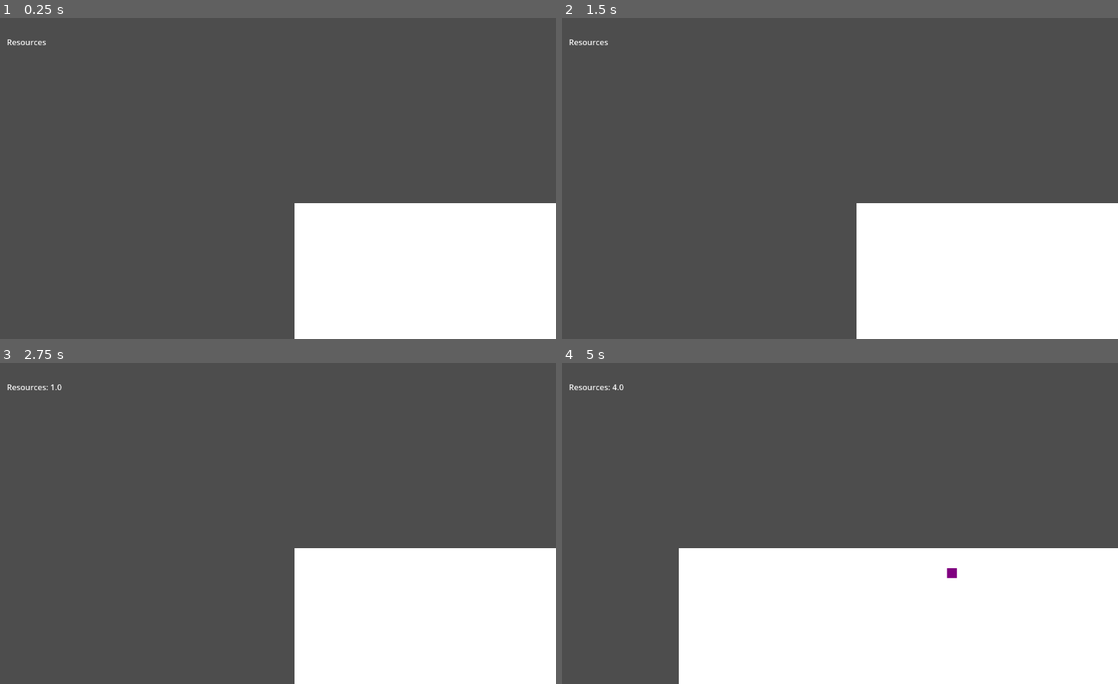
Above: before the commit, frames 1-4 (two rows, left to right).
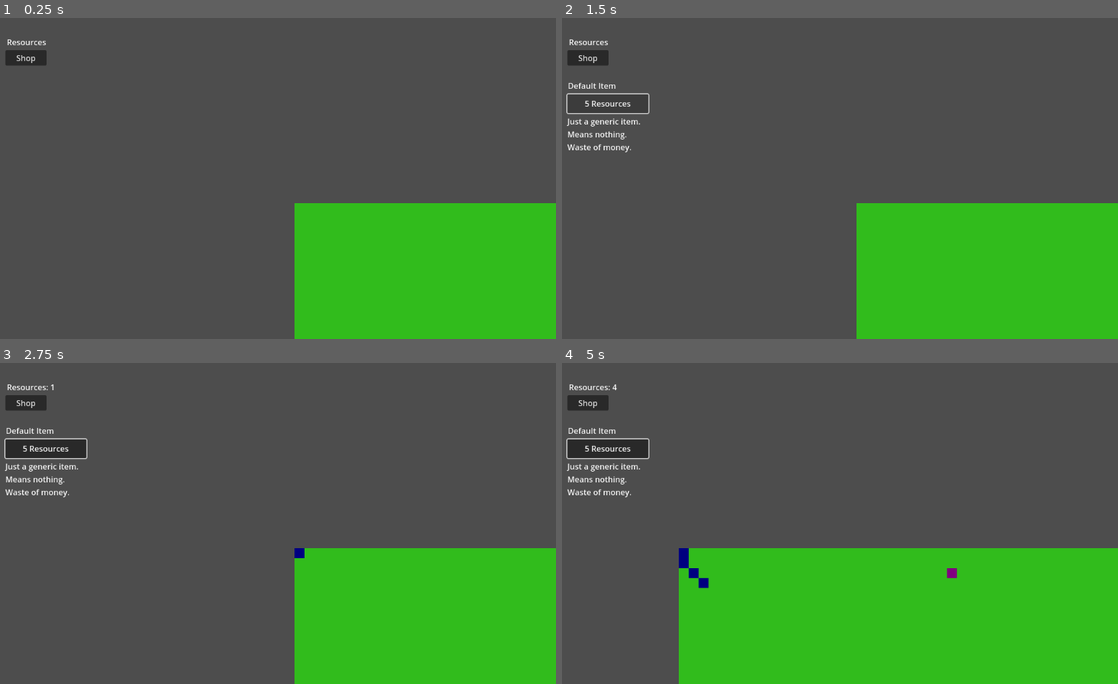
Above: after the commit, the same moments.

Repository: SomeGuy13/tile-kingdom
Game: Godot game, scene res://scenes/game.tscn
Two runs of this game, one before a commit and one after it. Both use one fixed random seed, a clock stepped at 60 frames per second and the inputs below.
Inputs (mouse positions are in pixels of both pictures, inside the frame that each line leads up to):
- Up to frame 1 (0.25 s): no input
- Up to frame 2 (1.5 s): click (589, 56) at 0.5 s, where only the run after the commit has a clickable "Shop"; click (606, 104) at 1.25 s, where only the run after the commit has a clickable "5 Resources"
- Up to frame 3 (2.75 s): tap Enter at 2 s; drag from (300, 552) to (300, 642) at 2.02 s
- Up to frame 4 (5 s): tap Space at 2.75 s; drag from (862, 562) to (862, 651) at 2.77 s; tap Enter at 3.5 s; move the mouse to (862, 571) at 3.52 s; hold Right (right) 3.53-4.25 s; click (862, 571) at 3.67 s; drag from (723, 584) to (662, 475) at 4.27 s

The runs differ from the first frame. In frame 1, 20% of the frame differs, in the area x 1-100%, y 10-100%; in frame 2, 21%; in frame 3, 22%; in frame 4, 35%, in the area x 0-100%, y 6-100%.

Commit message:
added a simple shoping system

Diff:
--- a/scenes/game.tscn
+++ b/scenes/game.tscn
@@ -1,9 +1,11 @@
-[gd_scene load_steps=5 format=3 uid="uid://u5a56pre8leh"]
+[gd_scene load_steps=7 format=3 uid="uid://u5a56pre8leh"]
 
 [ext_resource type="Script" uid="uid://blev5licc0hpr" path="res://scripts/game.gd" id="1_uwrxv"]
 [ext_resource type="PackedScene" uid="uid://chtfcowufaejo" path="res://scenes/world.tscn" id="2_yqjtg"]
 [ext_resource type="Script" uid="uid://dj30b23u25qe7" path="res://scripts/player_manager.gd" id="3_lbhrr"]
 [ext_resource type="Script" uid="uid://bhuijb1pyl3tq" path="res://scripts/camera_movement.gd" id="3_lnu2h"]
+[ext_resource type="PackedScene" uid="uid://b0vdwddlbcm2a" path="res://scenes/shop_item.tscn" id="6_p57ef"]
+[ext_resource type="Script" uid="uid://cn8pjkac7nc6e" path="res://scripts/shop_menu.gd" id="6_u5sy4"]
 
 [node name="Node2D" type="Node2D"]
 script = ExtResource("1_uwrxv")
@@ -53,3 +55,19 @@
 offset_right = 103.0
 offset_bottom = 60.0
 text = "Resources"
+
+[node name="ShopButton" type="Button" parent="CanvasLayer/Overlay"]
+offset_left = 44.0
+offset_top = 65.0
+offset_right = 127.0
+offset_bottom = 96.0
+text = "Shop"
+
+[node name="ShopMenu" type="CanvasGroup" parent="CanvasLayer"]
+script = ExtResource("6_u5sy4")
+
+[node name="Item" parent="CanvasLayer/ShopMenu" instance=ExtResource("6_p57ef")]
+visible = false
+
+[connection signal="pressed" from="CanvasLayer/Overlay/ShopButton" to="CanvasLayer/Overlay/ShopButton" method="_on_pressed"]
+[connection signal="pressed" from="CanvasLayer/Overlay/ShopButton" to="CanvasLayer/ShopMenu" method="_on_shop_button_pressed"]
--- /dev/null
+++ b/scenes/shop_item.tscn
@@ -0,0 +1,30 @@
+[gd_scene load_steps=2 format=3 uid="uid://b0vdwddlbcm2a"]
+
+[ext_resource type="Script" uid="uid://dgsqqlqsj7imy" path="res://scripts/shop_item.gd" id="1_lrx6i"]
+
+[node name="Item" type="Node2D"]
+script = ExtResource("1_lrx6i")
+
+[node name="PurchaseButton" type="Button" parent="."]
+offset_left = 44.0
+offset_top = 154.0
+offset_right = 207.0
+offset_bottom = 192.0
+text = "20 Resources"
+
+[node name="ItemLabel" type="Label" parent="."]
+offset_left = 45.0
+offset_top = 125.0
+offset_right = 119.0
+offset_bottom = 148.0
+text = "Farmland"
+
+[node name="ItemDescription" type="Label" parent="."]
+offset_left = 44.0
+offset_top = 197.0
+offset_right = 208.0
+offset_bottom = 272.0
+text = "Basic Land to grow crops on"
+autowrap_mode = 3
+
+[connection signal="pressed" from="PurchaseButton" to="." method="_on_purchase_button_pressed"]
--- a/scenes/tile.tscn
+++ b/scenes/tile.tscn
@@ -16,6 +16,7 @@
 shape = SubResource("RectangleShape2D_ywnoi")
 
 [node name="Polygon2D" type="Polygon2D" parent="."]
+color = Color(0.19486657, 0.74, 0.11099999, 1)
 polygon = PackedVector2Array(-10, -10, 10, -10, 10, 10, -10, 10)
 
 [node name="HealthLabel" type="Label" parent="."]
--- a/scripts/player_manager.gd
+++ b/scripts/player_manager.gd
@@ -3,7 +3,18 @@
 @onready var resources_text = $"../CanvasLayer/Overlay/ResourceText"
 
 var resources = 0
+var items: Array = []
 
-func collect_resource(amount: float):
+# 25-11-30: Handles collecting a resource
+func collect_resource(amount: int):
 	resources += amount
 	resources_text.text = "Resources: " + str(resources)
+
+# 25-11-30: Handles spending resources
+func spend_resource(amount: int):
+	resources -= amount
+	resources_text.text = "Resources: " + str(resources)
+
+# 25-11-30: Handles adding items to the inventory
+func add_item_to_inventory(item: String):
+	items.append(item)
--- /dev/null
+++ b/scripts/shop_item.gd
@@ -0,0 +1,32 @@
+extends Node2D
+
+@onready var purchase_button = $PurchaseButton
+@onready var item_label = $ItemLabel
+@onready var item_description_node = $ItemDescription
+
+@export var item_name = "Default Item"
+@export var item_price = 5
+@export var item_description = "Just a generic item. Means nothing. Waste of money."
+
+var player_manager
+
+func _ready() -> void:
+	player_manager = get_node("../../../PlayerManager")
+
+	setup_item("Default Item",
+	5, "Just a generic item. Means nothing. Waste of money.")
+
+func setup_item(name: String, price: int, description: String):
+	item_name = name
+	item_price = price
+	item_description = description
+
+	purchase_button.text = str(item_price) + " Resources"
+	item_label.text = item_name
+	item_description_node.text = item_description
+
+func _on_purchase_button_pressed() -> void:
+	if player_manager.resources >= item_price:
+		player_manager.spend_resource(item_price)
+		player_manager.add_item_to_inventory(item_name)
+		print(player_manager.items)
--- /dev/null
+++ b/scripts/shop_menu.gd
@@ -0,0 +1,28 @@
+extends CanvasGroup
+
+var shop_item = preload("res://scenes/shop_item.tscn")
+
+@onready var items = $Items
+
+var shop_open = false
+
+# 25-11-30: A function to manage opening the shop
+func open_shop():
+	shop_open = true
+	for child in get_children():
+		child.visible = true
+	print("shop open")
+
+# 25-11-20: A function to manage closing the shop
+func close_shop():
+	shop_open = false
+	for child in get_children():
+		child.visible = false
+	print("shop closed")
+
+# 25-11-20: A function to toggle opening and closing the shop
+func _on_shop_button_pressed() -> void:
+	if shop_open:
+		close_shop()
+	else:
+		open_shop()
--- a/scripts/tile_area.gd
+++ b/scripts/tile_area.gd
@@ -10,4 +10,4 @@
 	if event is InputEventMouseButton:
 		# Decrease health when clicked, capture the tile if health is low
 		if event.is_pressed() and event.button_index == 1:
-			main_manager.take_damage(1, "player")
+			main_manager.take_damage(20, "player")
Not shown, added: scripts/shop_item.gd.uid
Not shown, added: scripts/shop_menu.gd.uid
